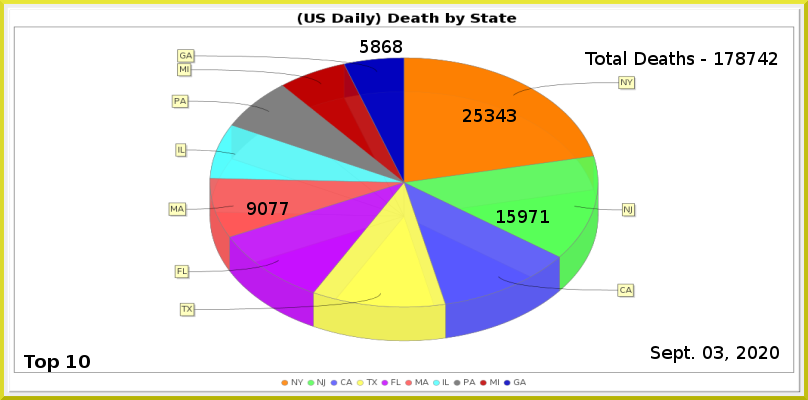
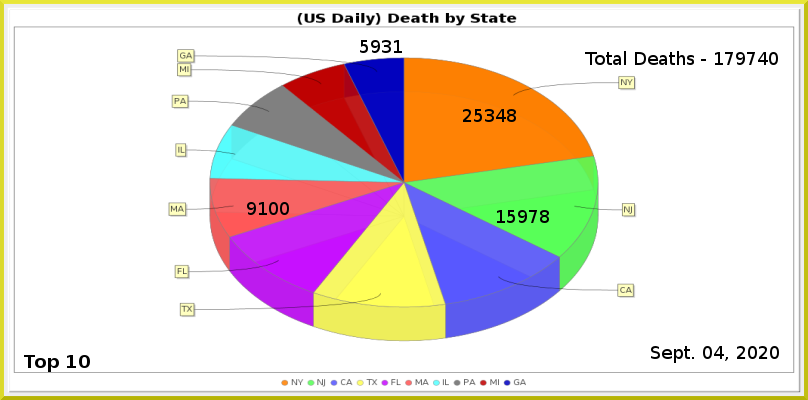
Comparing the layer stacks of the two 808 x 400 images. Changes:
painted on "Least" over [371, 40, 402, 53]
painted on "MA" over [258, 202, 289, 215]
painted on "NJ" over [540, 210, 549, 223]
painted on "NY" over [507, 109, 516, 122]
renamed "Total Deaths - 178742" to "Total Deaths - 179740", painted on it over [736, 52, 778, 65]
painted on "Current Date" over [714, 346, 724, 359]
